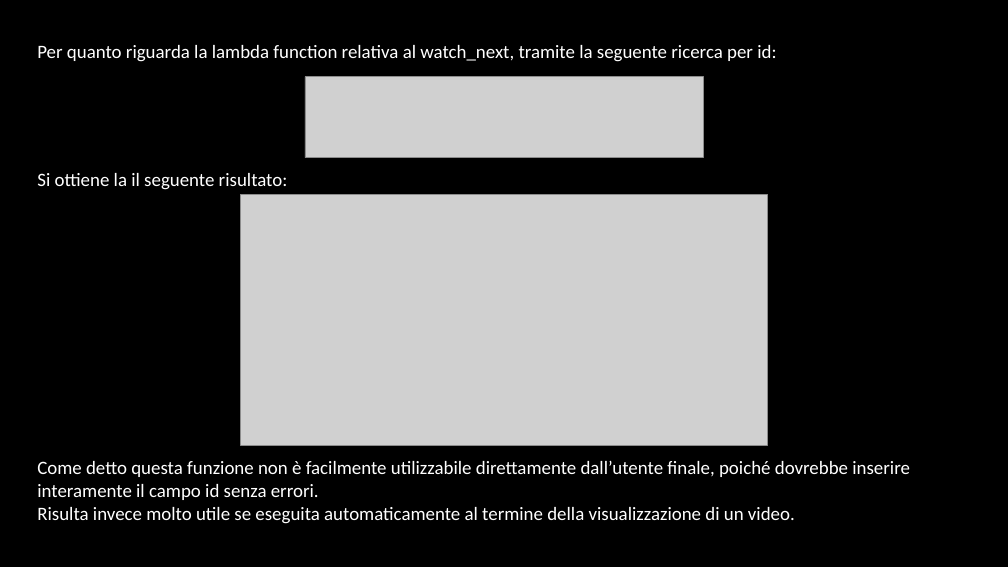
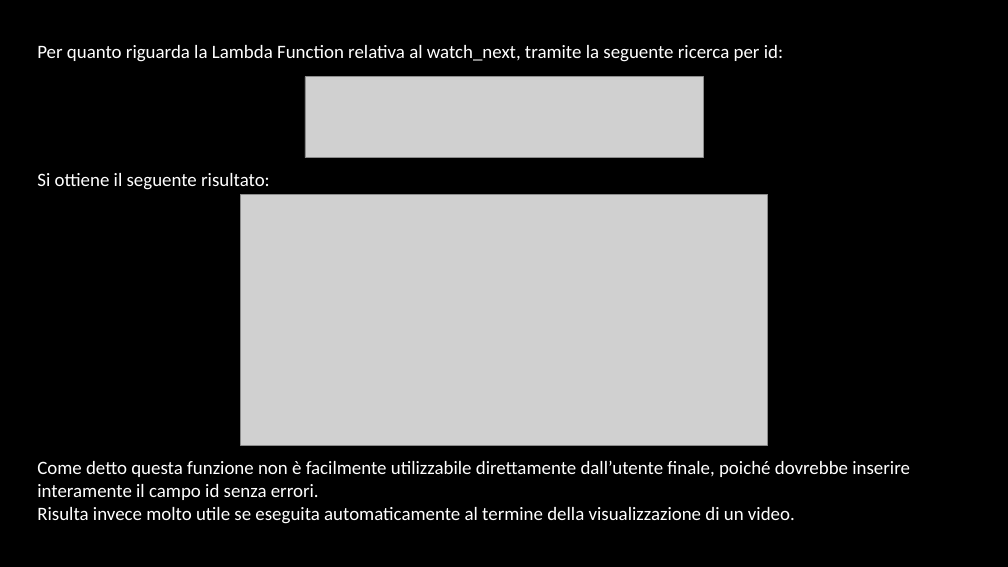
Before and after one commit to mnau23/unibg_tcm, a slide deck: slide 5 of lab_03/project_pt3.pptx. Drawn at 1008x567 pixels with LibreOffice and Linux fonts; fonts in the diff are those of the drawing; grey boxes stand for pictures; background and template pictures are left out. Boxes give left, top, right and bottom in pixels: in the first picture for what was removed or moved away, otherwise in the second. Text is boxed around its words. In the diff, an @@ line names an element or a change of style, - is before the commit and + after.

```diff
--- a/lab_03/project_pt3.pptx
+++ b/lab_03/project_pt3.pptx
@@ text at (37, 45, 783, 62): text changed @@
-Per quanto riguarda la lambda function relativa al watch_next, tramite la seguente ricerca per id:
+Per quanto riguarda la Lambda Function relativa al watch_next, tramite la seguente ricerca per id:
@@ text at (37, 173, 270, 190): text changed @@
-Si ottiene la il seguente risultato:
+Si ottiene il seguente risultato:
```
Also in this commit, not shown: 2 other slides changed, 1 other file.
